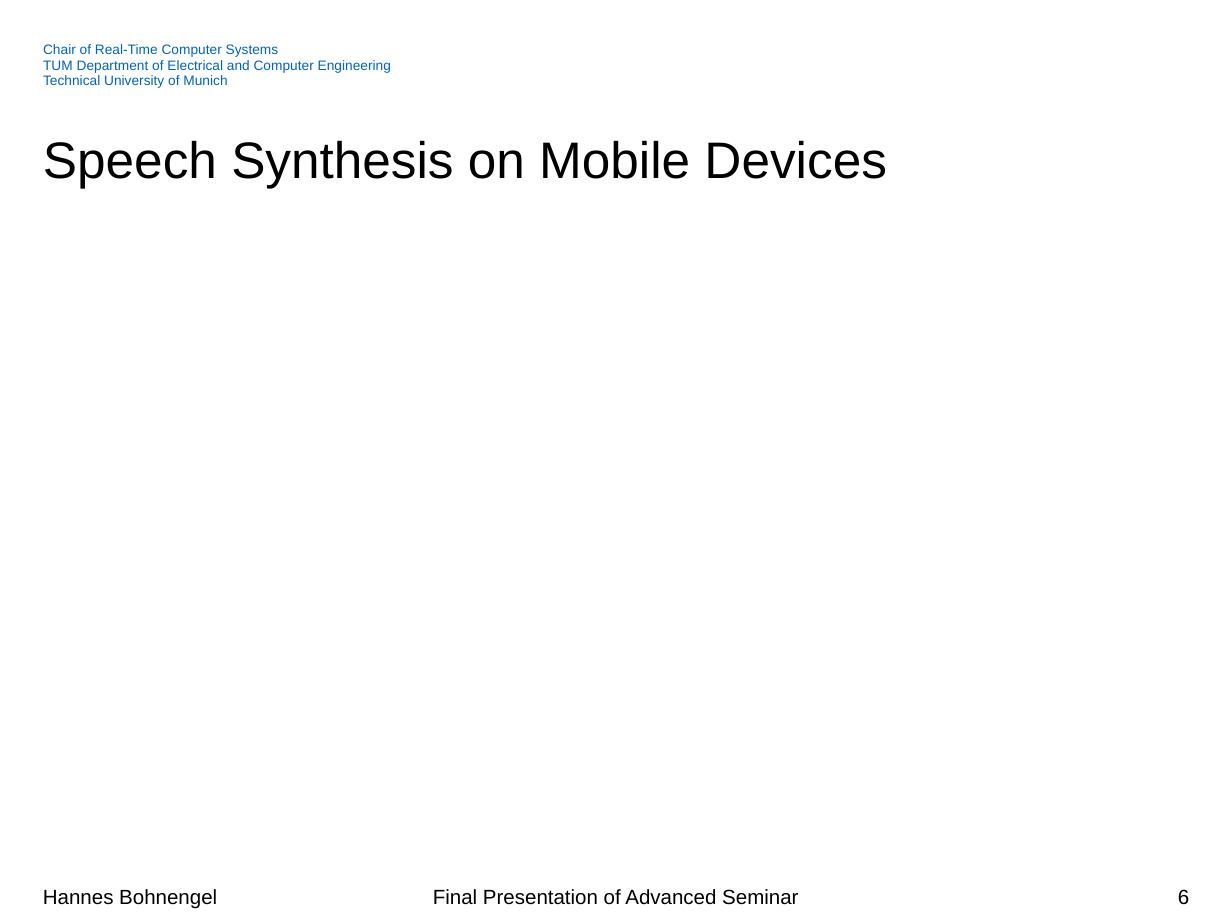
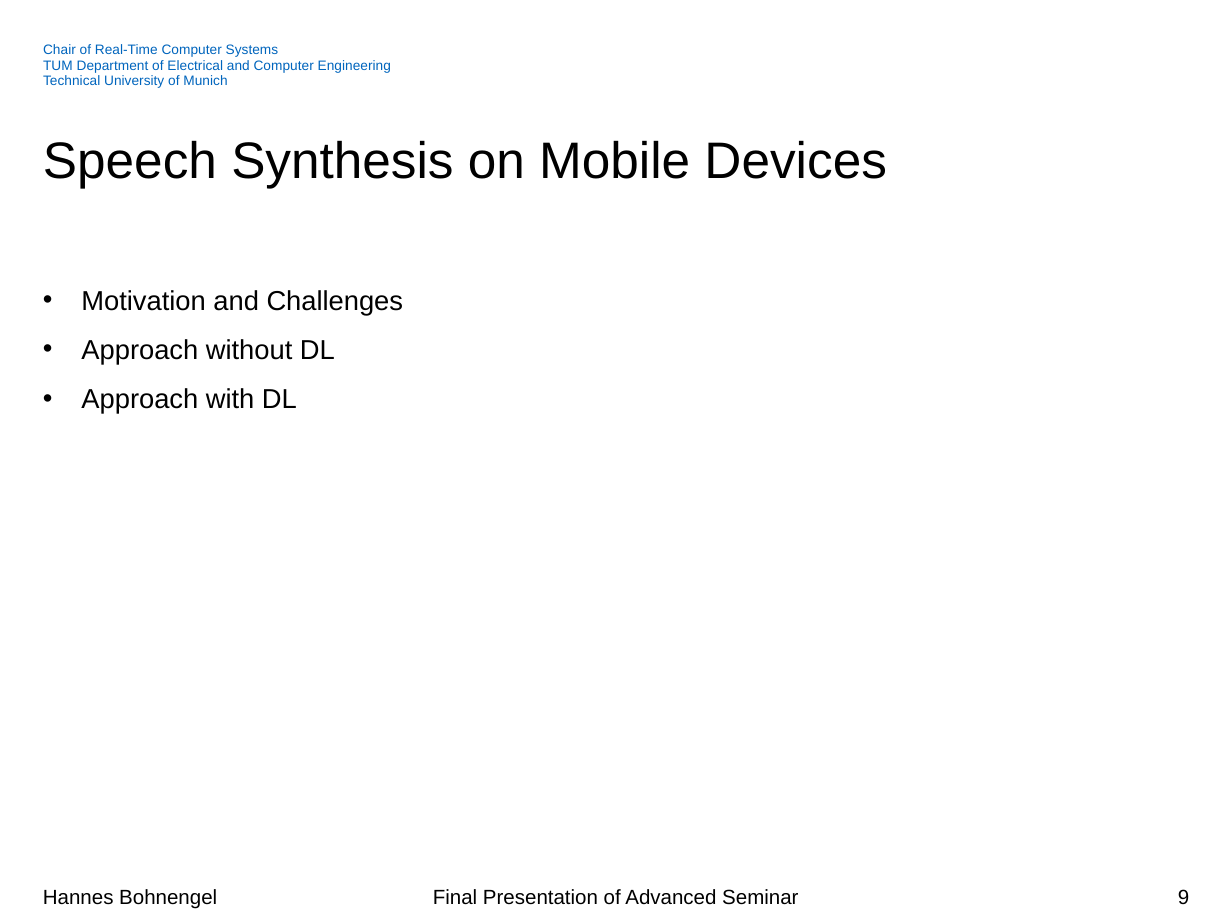
Before and after one commit to hannesb0/deeplearning, a slide deck: slide 9 of pres/Final_Presentation_V01.pptx (slide 6 before the commit). Drawn at 1232x924 pixels with LibreOffice and Linux fonts; fonts in the diff are those of the drawing; background and template pictures are left out. Boxes give left, top, right and bottom in pixels: in the first picture for what was removed or moved away, otherwise in the second. Text is boxed around its words. In the diff, an @@ line names an element or a change of style, - is before the commit and + after.

```diff
--- a/pres/Final_Presentation_V01.pptx
+++ b/pres/Final_Presentation_V01.pptx
@@ text added at [81,290,404,414], 16 pt, text #000000 @@
+• Motivation and Challenges
+• Approach without DL
+• Approach with DL
@@ page number at [1178,889,1189,904]: text changed @@
-6
+9
```
Also in this commit, not shown: 4 other slides changed, 6 slides added.
